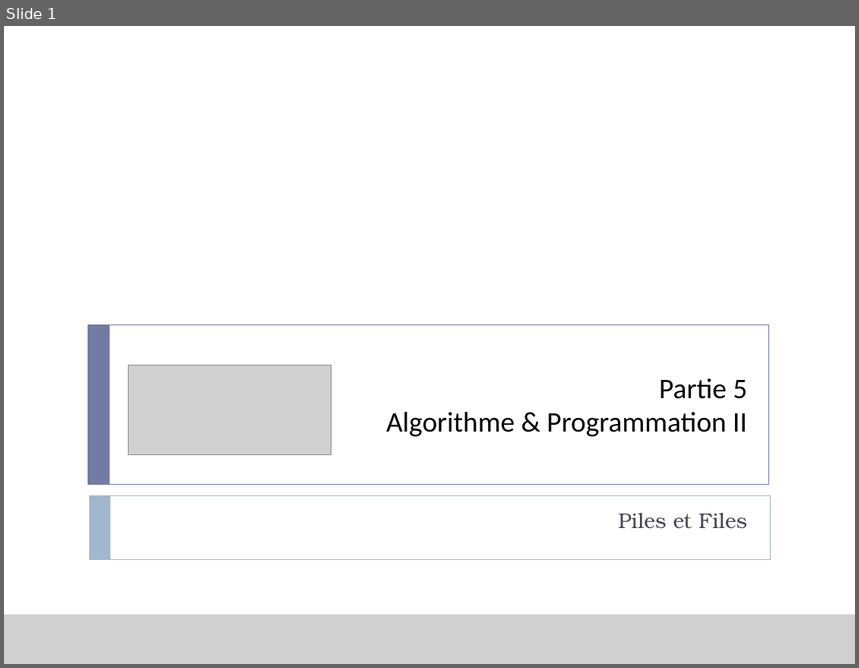
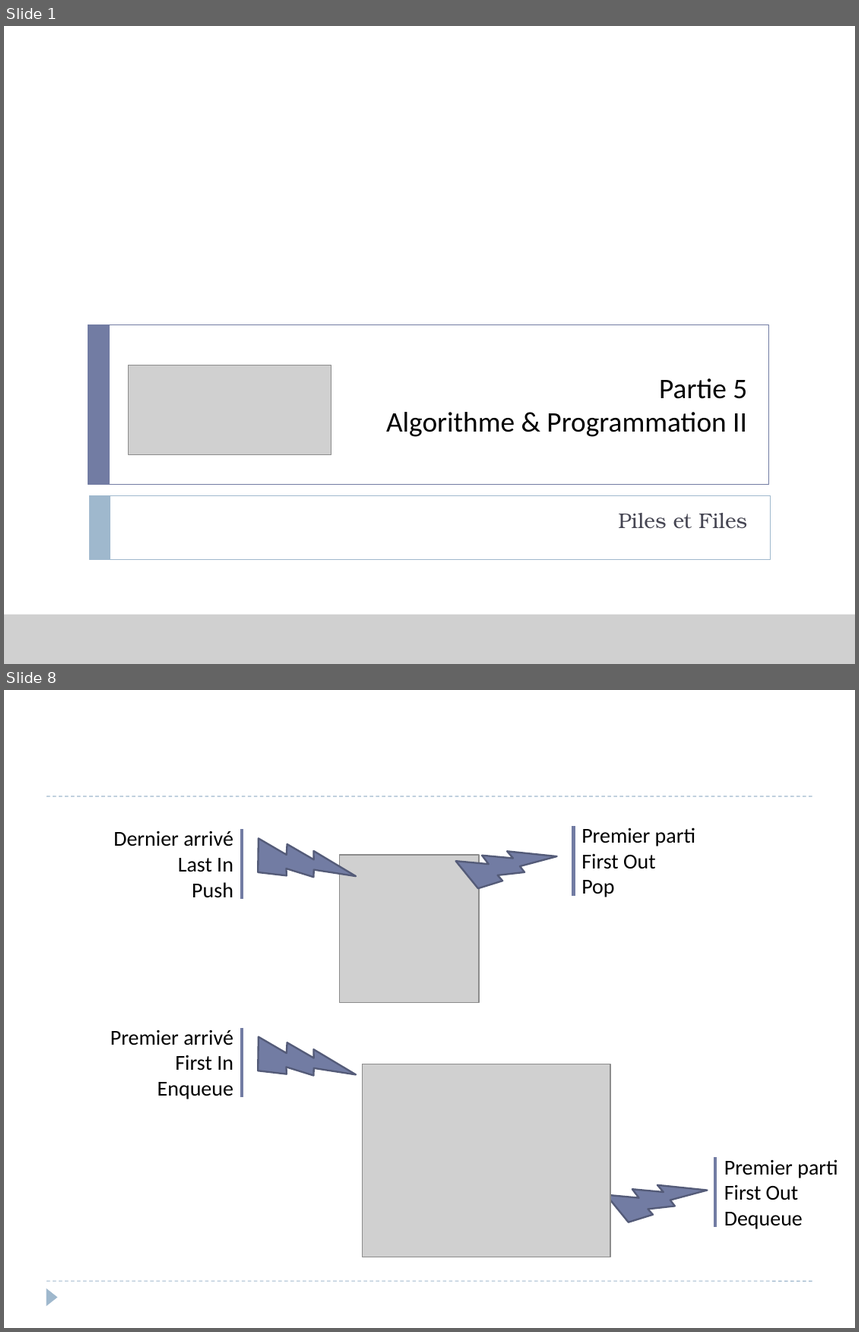
Before and after one commit to xpessoles/Informatique, a slide deck: P_05_AlgorithmiqueProgrammation/02_Piles/P_05_02_Piles_Cours_PPT.pptx. Shown one above the other, each under a label of ours: slide 1 before the commit, slides 1 and 8 after it; the slides between them are not shown. The pictures are 859x668 and 859x1332 pixels, drawn with LibreOffice and Linux fonts; fonts in the diff are those of the drawing; grey boxes stand for pictures; background and template pictures are left out. Boxes give left, top, right and bottom in pixels: in the first picture for what was removed or moved away, otherwise in the second. Text is boxed around its words. In the diff, an @@ line names an element or a change of style, - is before the commit and + after.

```diff
--- a/P_05_AlgorithmiqueProgrammation/02_Piles/P_05_02_Piles_Cours_PPT.pptx
+++ b/P_05_AlgorithmiqueProgrammation/02_Piles/P_05_02_Piles_Cours_PPT.pptx
@@ slide 8 added at <box>4,690,855,1328</box>, background #FFFFFF @@
@@ line added from (47, 796) to (813, 796), #9FB8CD 0.75 pt dashed @@
@@ lightning bolt added at <box>245,807,357,914</box>, fill #727CA3, outline #545C79 1.5 pt @@
@@ lightning bolt added at <box>449,814,557,915</box>, fill #727CA3, outline #545C79 1.5 pt @@
@@ line added from (573, 826) to (573, 896), #727CA3 3 pt @@
@@ text added at <box>113,831,234,898</box>, 18 pt, text #000000 @@
+Dernier arrivé
+Last In
+Push
@@ line added from (243, 830) to (243, 898), #727CA3 3 pt @@
@@ text added at <box>582,828,696,897</box>, 18 pt, text #000000 @@
+Premier parti
+First Out
+Pop
@@ picture added at <box>339,855,479,1002</box> @@
@@ lightning bolt added at <box>245,1005,357,1113</box>, fill #727CA3, outline #545C79 1.5 pt @@
@@ text added at <box>110,1030,234,1100</box>, 18 pt, text #000000 @@
+Premier arrivé
+First In
+Enqueue
@@ line added from (243, 1028) to (243, 1097), #727CA3 3 pt @@
@@ picture added at <box>363,1065,610,1258</box> @@
@@ lightning bolt added at <box>601,1148,708,1249</box>, fill #727CA3, outline #545C79 1.5 pt @@
@@ line added from (715, 1158) to (715, 1227), #727CA3 3 pt @@
@@ text added at <box>724,1160,838,1230</box>, 18 pt, text #000000 @@
+Premier parti
+First Out
+Dequeue
@@ line added from (47, 1281) to (813, 1281), #9FB8CD 0.75 pt dashed @@
@@ triangle added at <box>47,1288,58,1306</box>, fill #9FB8CD @@
```
Also in this commit, not shown: 5 slides changed, 1 other slide added, 2 other files.
